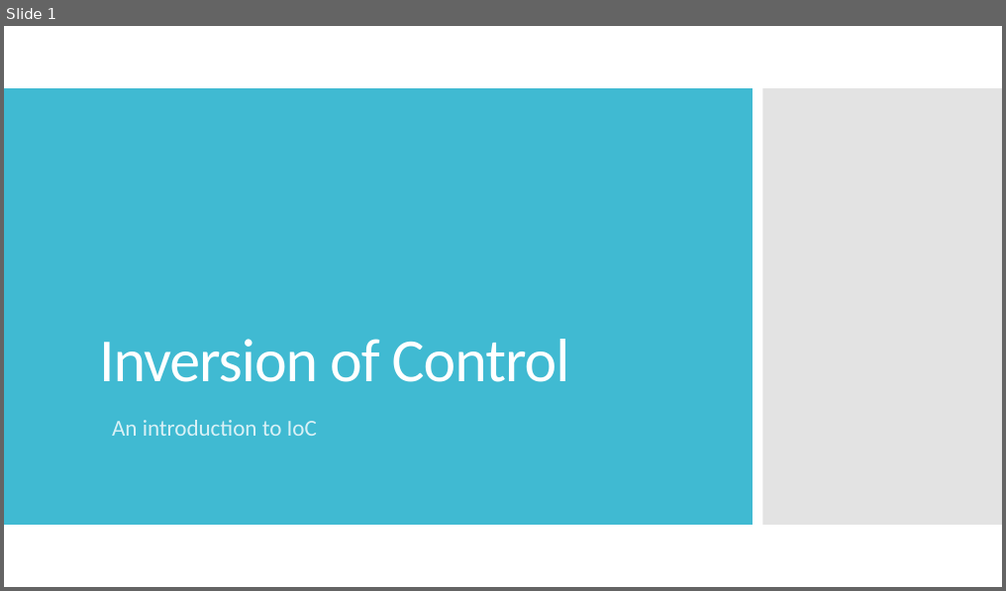
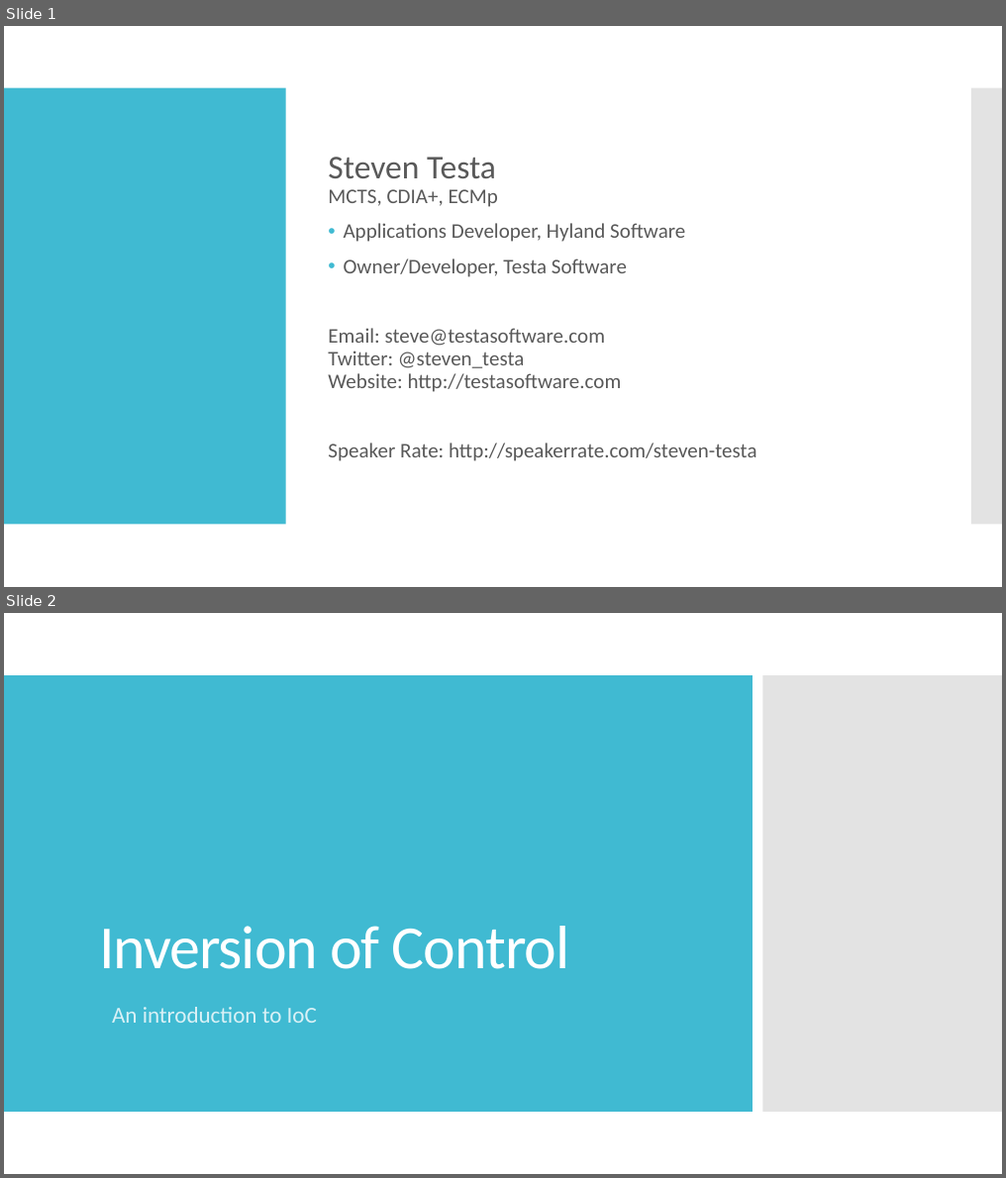
Before and after one commit to stesta/Talks, a slide deck: Dependency_Injection.pptx. Shown one above the other, each under a label of ours: slide 1 before the commit, slides 1 and 2 after it. The pictures are 1006x591 and 1006x1178 pixels, drawn with LibreOffice and Linux fonts; fonts in the diff are those of the drawing. Boxes give left, top, right and bottom in pixels: in the first picture for what was removed or moved away, otherwise in the second. Text is boxed around its words. In the diff, an @@ line names an element or a change of style, - is before the commit and + after.

```diff
--- a/Dependency_Injection.pptx
+++ b/Dependency_Injection.pptx
@@ slide 1 added at (4, 26, 1002, 587), background #FFFFFF @@
@@ rectangle added at (4, 88, 286, 525), fill #40BAD2 @@
@@ rectangle added at (971, 88, 1002, 525), fill #C8C8C8 at 50% opacity @@
@@ text added at (328, 157, 756, 462), 20 pt, text #595959 @@
+Steven Testa
+MCTS, CDIA+, ECMp
+• Applications Developer, Hyland Software
+• Owner/Developer, Testa Software
+Email: steve@testasoftware.com
+Twitter: @steven_testa
+Website: http://testasoftware.com
+Speaker Rate: http://speakerrate.com/steven-testa
@@ what was slide 1 is now slide 2 @@
```
Also in this commit, not shown: 46 other files.
